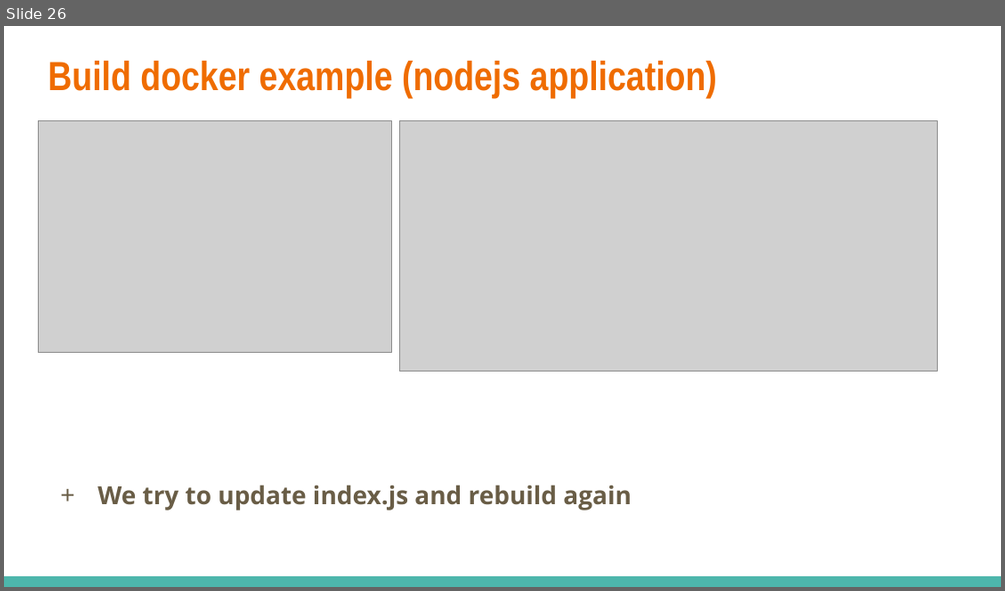
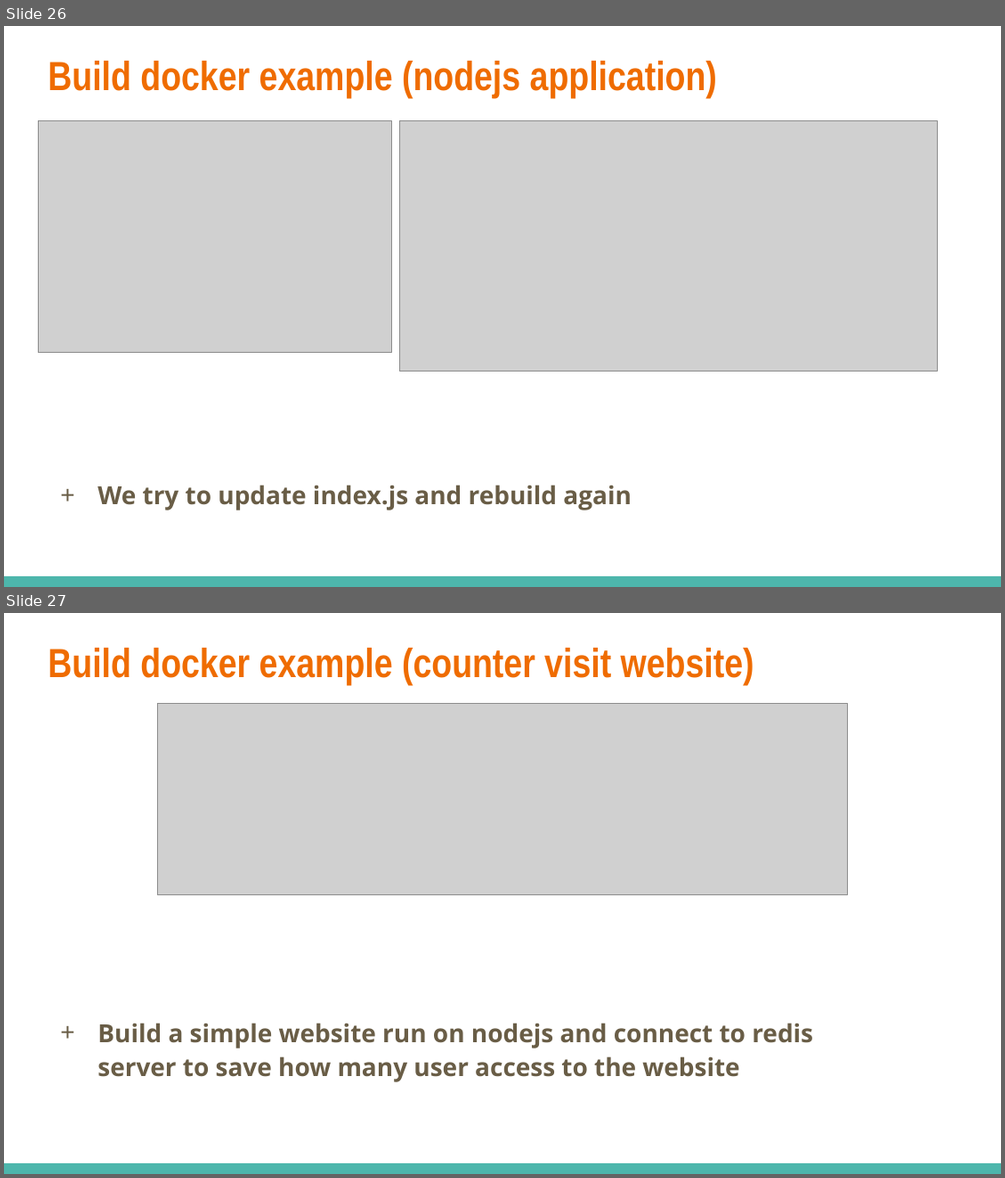
Before and after one commit to dinhhung09138/Learning-Example, a slide deck: Docker - 03 - Build a Custom Images Through Docker.pptx. Shown one above the other, each under a label of ours: slide 26 before the commit, slides 26 and 27 after it. The pictures are 1005x591 and 1005x1178 pixels, drawn with LibreOffice and Linux fonts; fonts in the diff are those of the drawing; grey boxes stand for pictures. Boxes give left, top, right and bottom in pixels: in the first picture for what was removed or moved away, otherwise in the second. Text is boxed around its words. In the diff, an @@ line names an element or a change of style, - is before the commit and + after.

Commit message:
Build counter website node app and redis cache

```diff
--- a/Docker - 03 - Build a Custom Images Through Docker.pptx
+++ b/Docker - 03 - Build a Custom Images Through Docker.pptx
@@ slide 27 added at <box>4,613,1001,1174</box>, background #FFFFFF; not listed: 1 template element that a slide beside it also shows @@
@@ title added at <box>48,648,754,685</box>, 29.4 pt, text #EF6C00, bold @@
+Build docker example (counter visit website)
@@ picture added at <box>157,704,848,895</box> @@
@@ text added at <box>97,1022,813,1082</box>, 18 pt, text #695D46, bold @@
++ Build a simple website run on nodejs and connect to redis server to save how many user access to the website
```
Also in this commit, not shown: 1 slide changed, 11 other slides added, 4 other files.
